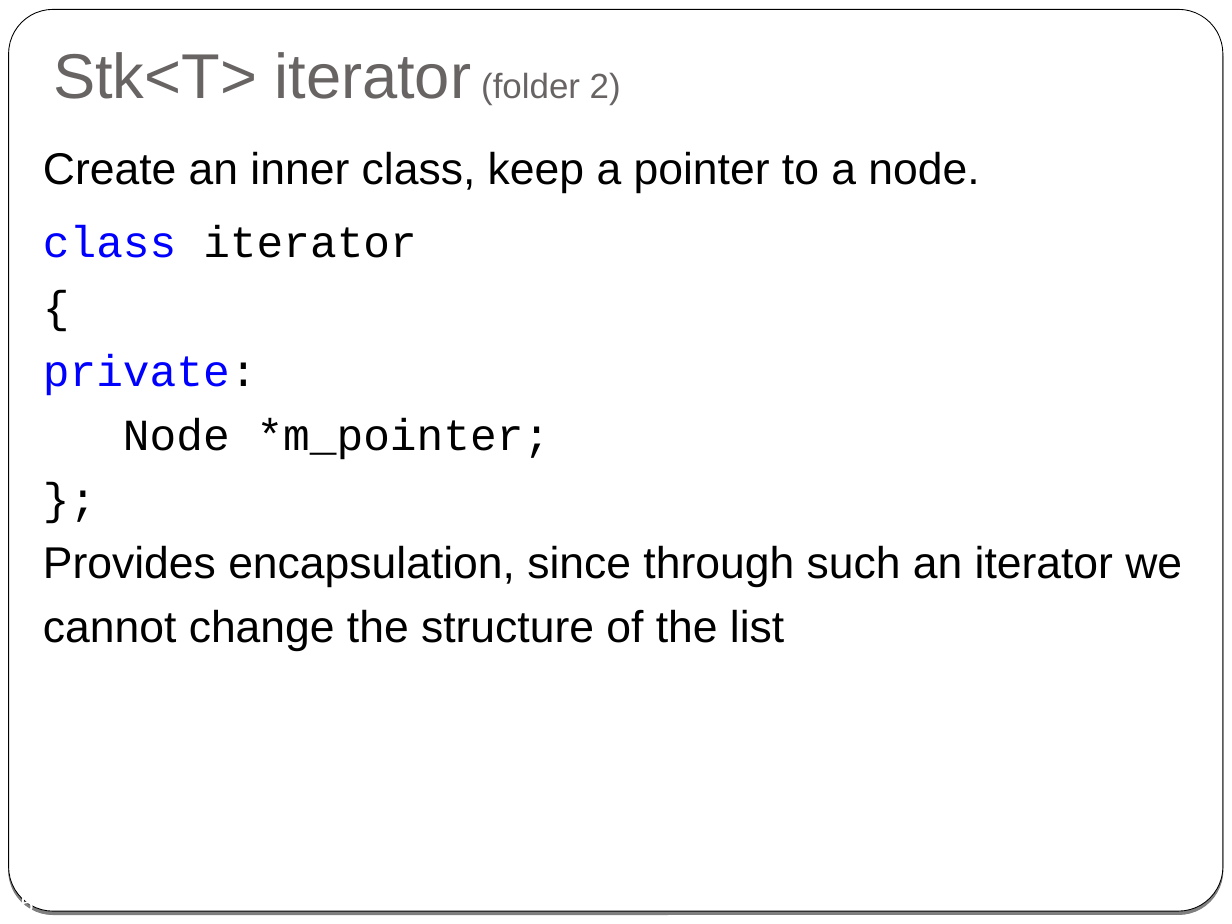
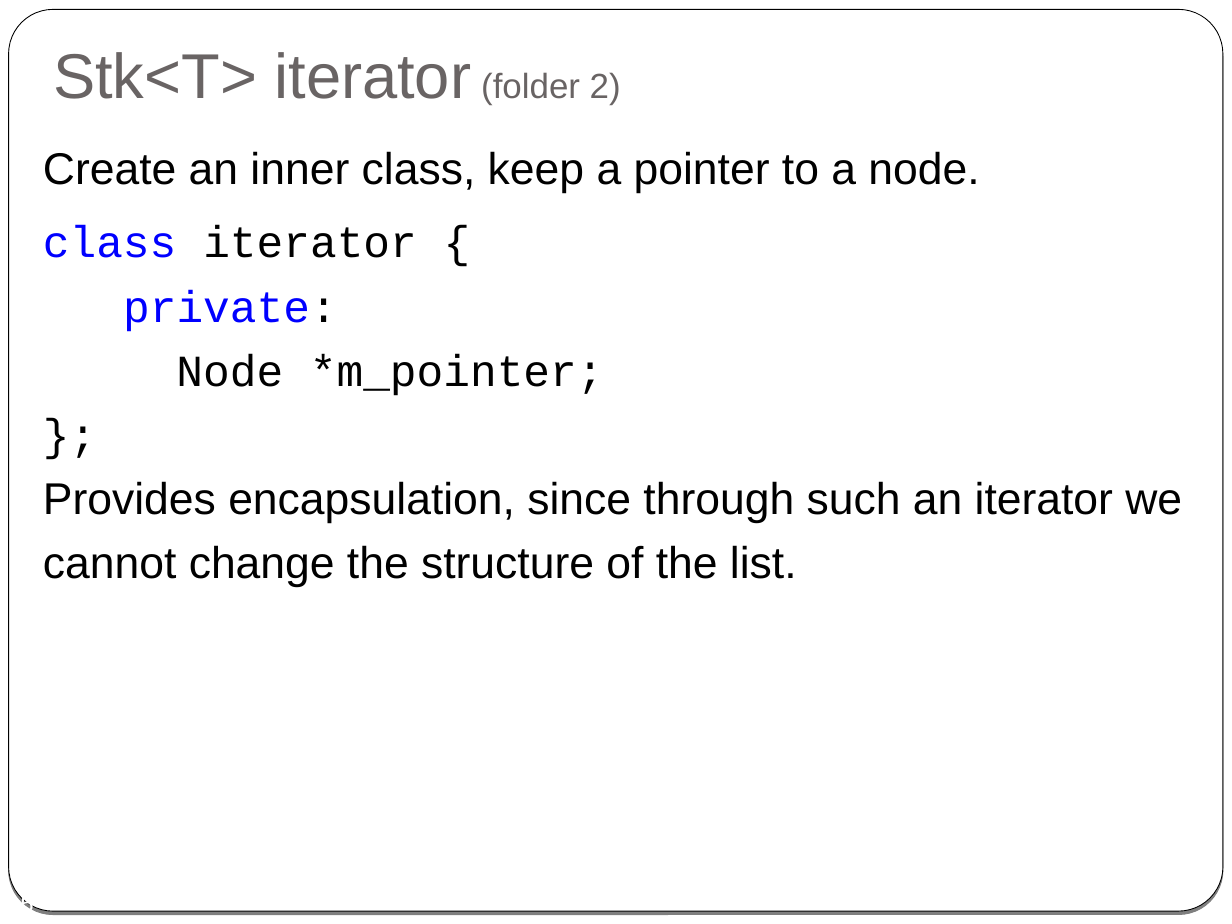
Before and after one commit to cpp-at-ariel/cpp-5780, a slide deck: slide 15 of 08-templates-iterators/slides-2-class-templates-iterators.odp. Drawn at 1232x924 pixels with LibreOffice and Linux fonts; fonts in the diff are those of the drawing. Boxes give left, top, right and bottom in pixels: in the first picture for what was removed or moved away, otherwise in the second. Text is boxed around its words. In the diff, an @@ line names an element or a change of style, - is before the commit and + after.

```diff
--- a/08-templates-iterators/slides-2-class-templates-iterators.odp
+++ b/08-templates-iterators/slides-2-class-templates-iterators.odp
@@ text at (43, 226, 1182, 587): text changed @@
-class iterator
-{
-private:
-Node *m_pointer;
-};
-Provides encapsulation, since through such an iterator we cannot change the structure of the list
+class iterator {
+private:
+Node *m_pointer;
+};
+Provides encapsulation, since through such an iterator we cannot change the structure of the list.
```
Also in this commit, not shown: 7 other slides changed, 5 other files.
